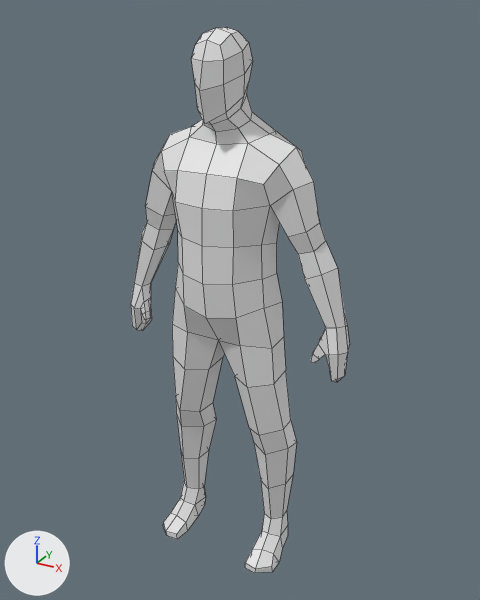
The FBX model models/guy/guy.fbx, before and after one commit.
Before and after are seen from a 50 mm lens placed at (0.997, -1.713, 1.841), pointed at (0.02, 0.062, 0.953). Lighting does not change. The marker at lower left points along +X, +Y and +Z. Mesh edges are drawn as thin lines. Where no turn or scale is listed for an object, it has been applied to the vertices.

Names of what the first picture shows: 'man'.
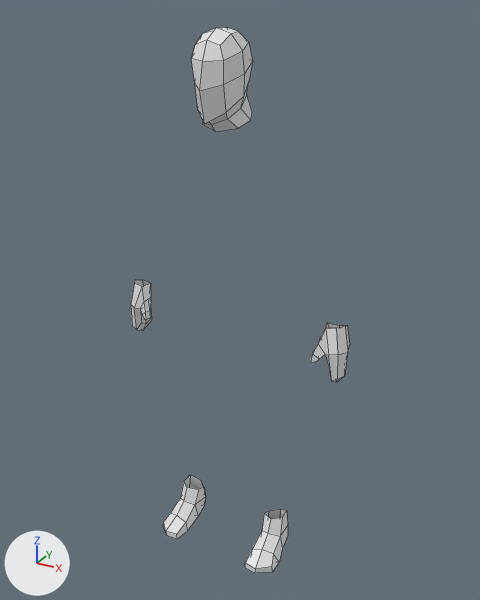
Where the change shows, as pixel boxes (x1, y1, x2, y2) in the pictures (480 x 600 px):
part 1 of me_man, deleted: before (134, 112, 347, 519)

Edits to the bpy script that builds the scene:
```text
Change me_man:
    used by ob_man; location = (0.0, 0.0, 0.0)
    remove me_man.from_pydata(...)  # 346 vertices, 344 faces; spans x -0.41..0.41, y -0.14..0.18, z 0.0..1.79
    add me_man.from_pydata(...)  # 177 vertices, 156 faces; spans x -0.41..0.41, y -0.14..0.11, z 0.0..1.79
    me_man part 1
    169 vertices are removed from x -0.36..0.36, y -0.13..0.18, z 0.29..1.51
    188 faces are deleted
```
